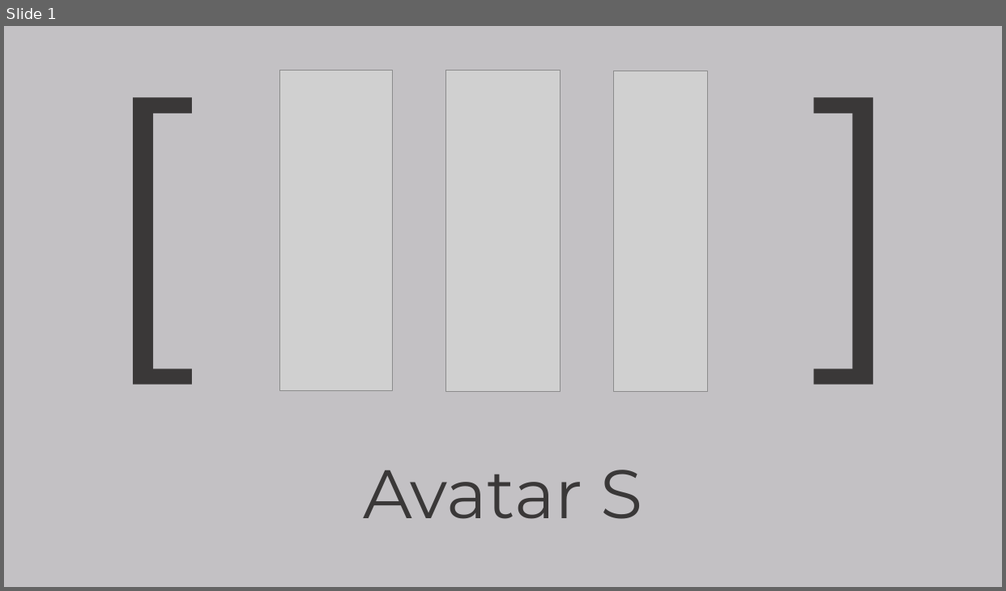
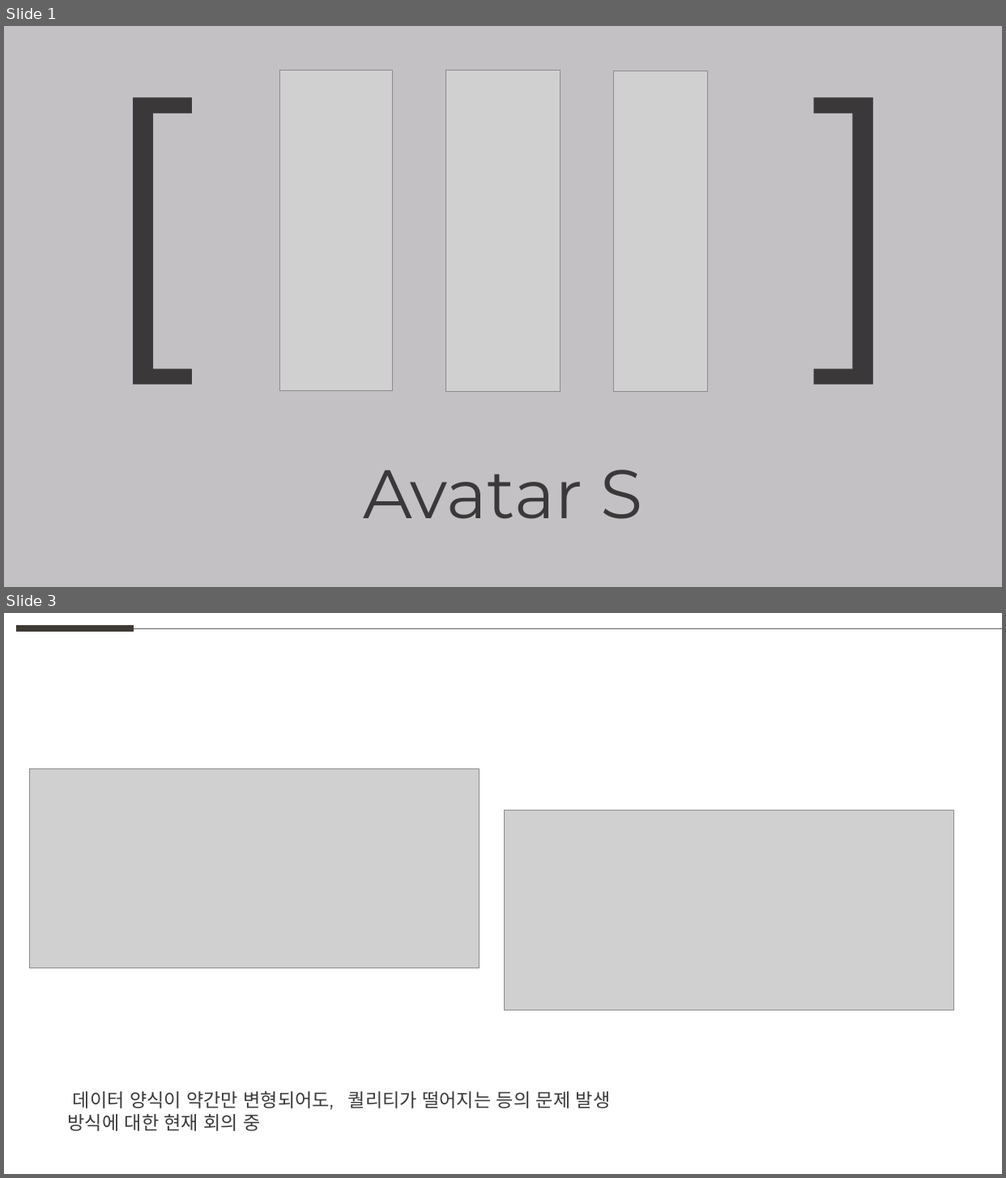
Before and after one commit to weaknessHero/Project_AvatarS, a slide deck: 발표자료/업데이트/LJHPPT.pptx. Shown one above the other, each under a label of ours: slide 1 before the commit, slides 1 and 3 after it; the slides between them are not shown. The pictures are 1006x591 and 1006x1178 pixels, drawn with LibreOffice and Linux fonts; fonts in the diff are those of the drawing; grey boxes stand for pictures. Boxes give left, top, right and bottom in pixels: in the first picture for what was removed or moved away, otherwise in the second. Text is boxed around its words. In the diff, an @@ line names an element or a change of style, - is before the commit and + after.

Commit message:
업데이트
업데이트

```diff
--- a/발표자료/업데이트/LJHPPT.pptx
+++ b/발표자료/업데이트/LJHPPT.pptx
@@ slide 3 added at bbox=[4, 613, 1002, 1174], background #FFFFFF @@
@@ line added from (17, 628) to (134, 628), #3D3A35 6 pt @@
@@ line added from (134, 628) to (1002, 628), #5F5F5D 0.5 pt @@
@@ picture added at bbox=[30, 769, 479, 969] @@
@@ picture added at bbox=[505, 811, 954, 1011] @@
@@ text added at bbox=[68, 1091, 611, 1131], 18 pt, text #3A3838 @@
+데이터 양식이 약간만 변형되어도, 퀄리티가 떨어지는 등의 문제 발생
+방식에 대한 현재 회의 중
```
Also in this commit, not shown: 1 slide changed, 1 slide removed.
